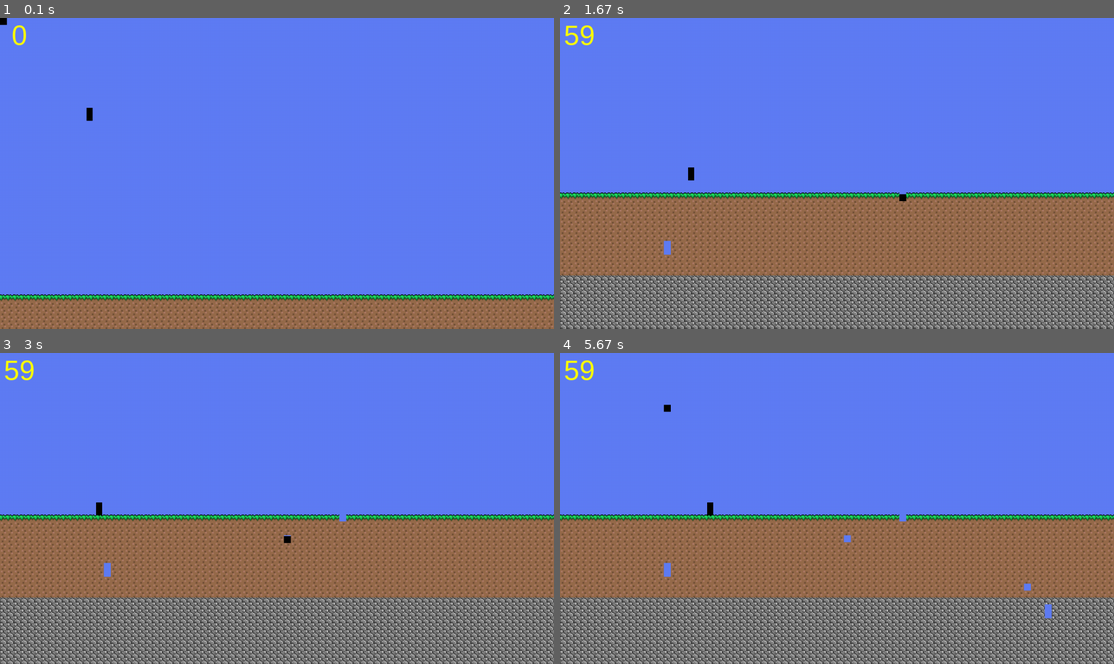
Above: before the commit, frames 1-4 (two rows, left to right).
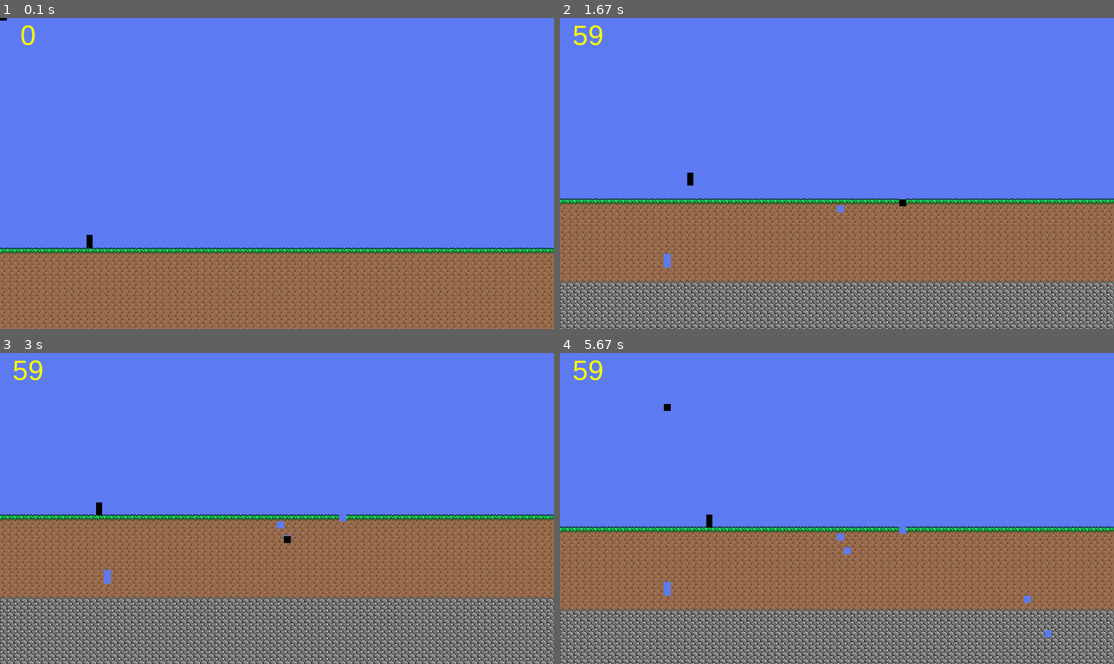
Above: after the commit, the same moments.

Repository: Nicholas-Merillat/tilemap-pygame
Game: pygame game, started from main.py
Same seed, same stepped clock (60 frames per second), same inputs: the game is played once before the commit and once after it.
Inputs (mouse positions are in pixels of both pictures, inside the frame that each line leads up to):
- Up to frame 1 (0.1 s): no input
- Up to frame 2 (1.67 s): press the mouse at (1014, 164) at 0.37 s; move the mouse to (925, 179) at 0.47 s; release the mouse at (837, 195) at 0.6 s; hold D 0.67-1.13 s; click (704, 176) at 0.75 s; hold W 1.17-1.47 s; click (665, 245) at 1.25 s; hold D from 1.5 s (still down); click (903, 201) at 1.58 s
- Up to frame 3 (3 s): release D at 1.97 s; hold A 2-2.53 s; click (144, 446) at 2.08 s; hold A 2.57-2.97 s; click (282, 539) at 2.65 s
- Up to frame 4 (5.67 s): hold W 3-3.37 s; click (1047, 626) at 3.08 s; hold D 3.4-4.03 s; click (748, 405) at 3.48 s; hold A 4.07-4.53 s; click (1030, 589) at 4.15 s; hold D 4.57-5.03 s; click (1036, 483) at 4.65 s; hold W 5.07-5.37 s; click (665, 468) at 5.15 s; hold D from 5.4 s (still down); click (670, 402) at 5.48 s

The runs differ from the first frame. In frame 1, 20% of the frame differs, in the area x 0-100%, y 0-100%; in frame 2, 17%; in frame 3, 0.3%; in frame 4, 28%, in the area x 0-100%, y 2-100%.

Commit message:
complete refactor of main.py, delta timed logic and uncapped fps, other various changes

Diff:
--- a/camera.py
+++ b/camera.py
@@ -1,4 +1,4 @@
-from pygame.math import lerp
+import pygame
 
 class Camera():
     def __init__(self, x, y, smooth_position, limit_left, limit_top, limit_right, limit_bottom, viewport):
@@ -14,10 +14,10 @@
         self.dx = x + self.viewport[0]
         self.dy = y + self.viewport[1]
 
-    def update(self, entity):
+    def update(self, delta, entity):
         if self.smooth_position:
-            self.x = lerp(self.x, (entity.x + entity.width / 2) - self.viewport[0] / 2, 0.1)
-            self.y = lerp(self.y, (entity.y + entity.height / 2) - self.viewport[1] / 2, 0.1)
+            self.x = pygame.math.lerp(self.x, (entity.x + entity.width / 2) - self.viewport[0] / 2, 0.1 * delta)
+            self.y = pygame.math.lerp(self.y, (entity.y + entity.height / 2) - self.viewport[1] / 2, 0.1 * delta)
         else:
             self.x = (entity.x + entity.width / 2) - self.viewport[0] / 2
             self.y = (entity.y + entity.height / 2) - self.viewport[1] / 2
--- a/main.py
+++ b/main.py
@@ -1,12 +1,11 @@
-import pygame
-import math
-from sys import exit
+import pygame, math, sys
 
 from tilemap import TileMap
 from player import Player
 from camera import Camera
 
-FPS_CAP = 60
+FPS_CAP = 0 # If 0, framerate is uncapped
+PHYSICS_FPS = 60
 VIEWPORT_RESOLUTION = (640, 360)
 SCREEN_RESOLUTION = (1280, 720)
 SCREEN_SCALE_FACTOR = (SCREEN_RESOLUTION[0] / VIEWPORT_RESOLUTION[0], SCREEN_RESOLUTION[1] / VIEWPORT_RESOLUTION[1])
@@ -14,70 +13,76 @@
 TILE_SIZE = 8
 TILEMAP_SIZE = (4200, 1200)
 
-pygame.init()
-pygame.display.set_caption(F'Tile Map {TILEMAP_SIZE[0]}x{TILEMAP_SIZE[1]}')
-pygame.display.set_icon(pygame.image.load('content/icon.png'))
+class Main():
+    def __init__(self):
+        pygame.init()
+        pygame.display.set_caption(F'Tile Map {TILEMAP_SIZE[0]}x{TILEMAP_SIZE[1]}')
+        pygame.display.set_icon(pygame.image.load('content/icon.png'))
 
-viewport = pygame.Surface(VIEWPORT_RESOLUTION)
-screen = pygame.display.set_mode(SCREEN_RESOLUTION)
-clock = pygame.time.Clock()
-font = pygame.font.SysFont('Arial', 64)
+        self.viewport = pygame.Surface(VIEWPORT_RESOLUTION)
+        self.screen = pygame.display.set_mode(SCREEN_RESOLUTION)
+        self.clock = pygame.time.Clock()
+        self.font = pygame.font.SysFont('Arial', 64)
 
-tilemap = TileMap(TILE_SIZE, TILEMAP_SIZE, VIEWPORT_RESOLUTION)
-camera = Camera(0, 0, False, 0, 0, TILEMAP_SIZE[0] * TILE_SIZE, TILEMAP_SIZE[1] * TILE_SIZE, VIEWPORT_RESOLUTION)
-player = Player(100, 100, 7, 15, tilemap)
+        self.camera = Camera(0, 0, True, 0, 0, TILEMAP_SIZE[0] * TILE_SIZE, TILEMAP_SIZE[1] * TILE_SIZE, VIEWPORT_RESOLUTION)
+        self.tilemap = TileMap(TILE_SIZE, TILEMAP_SIZE, VIEWPORT_RESOLUTION)
+        self.player = Player(100, 305, 7, 15, self.tilemap)
 
-def draw():
-    viewport.fill((95,125,245))
-    fps_text = font.render(f'{int(clock.get_fps())}', True, (255, 255, 0))
+    def render(self):
+        self.viewport.fill((95,125,245))
+        fps_text = self.font.render(f'{int(self.clock.get_fps())}', True, (255, 255, 0))
 
-    last_tile_id = 0
-    for x in tilemap.visible_x:
-        for y in tilemap.visible_y:
-            tile_id = tilemap.grid[x][y]
-            if tile_id >= 1:
-                if last_tile_id != tile_id:
-                    last_tile_id = tile_id
-                    block_image = tilemap.block_images[tile_id - 1]
-                    block_image = pygame.transform.scale(block_image, (TILE_SIZE, TILE_SIZE))
-                viewport.blit(block_image, pygame.Rect(x * TILE_SIZE - camera.x, y * TILE_SIZE - camera.y, TILE_SIZE, TILE_SIZE))
+        last_tile_id = 0
+        for x in self.tilemap.visible_x:
+            for y in self.tilemap.visible_y:
+                tile_id = self.tilemap.grid[x][y]
+                if tile_id >= 1:
+                    if last_tile_id != tile_id:
+                        last_tile_id = tile_id
+                        block_image = self.tilemap.block_images[tile_id - 1]
+                        block_image = pygame.transform.scale(block_image, (TILE_SIZE, TILE_SIZE))
+                    self.viewport.blit(block_image, pygame.Rect(x * TILE_SIZE - self.camera.x, y * TILE_SIZE - self.camera.y, TILE_SIZE, TILE_SIZE))
 
-    pygame.draw.rect(viewport, (0,0,0), tilemap.cursor)
-    pygame.draw.rect(viewport, (0,0,0), player.rect)
+        pygame.draw.rect(self.viewport, (0,0,0), self.tilemap.cursor)
+        pygame.draw.rect(self.viewport, (0,0,0), self.player.rect)
 
-    scaled_viewport = pygame.transform.scale(viewport, screen.get_size())
+        scaled_viewport = pygame.transform.scale(self.viewport, self.screen.get_size())
 
-    screen.blit(scaled_viewport, (0,0))
-    screen.blit(fps_text, fps_text.get_rect(center=(45,40)))
+        self.screen.blit(scaled_viewport, (0,0))
+        self.screen.blit(fps_text, fps_text.get_rect(center=(65,40)))
 
-def loop():
-    mouse_position = pygame.math.Vector2(pygame.mouse.get_pos()[0], pygame.mouse.get_pos()[1])
-    mouse_position_tile = pygame.math.Vector2(math.floor((mouse_position.x / SCREEN_SCALE_FACTOR[0] + camera.x) / TILE_SIZE), math.floor((mouse_position.y / SCREEN_SCALE_FACTOR[1] + camera.y) / TILE_SIZE))
-    mouse_pressed = pygame.mouse.get_pressed()
-    mouse_in_window = mouse_position.x > 0 and mouse_position.x < SCREEN_RESOLUTION[0] and mouse_position.y > 0 and mouse_position.y < SCREEN_RESOLUTION[1]
-    if mouse_in_window:
-        if mouse_pressed[0]:
-            tilemap.set_tile(int(mouse_position_tile.x), int(mouse_position_tile.y), 0)
-        elif mouse_pressed[2]:
-            tilemap.set_tile(int(mouse_position_tile.x), int(mouse_position_tile.y), 2)
+    def run(self):
+        while True:
+            if FPS_CAP > 0: self.delta = (self.clock.tick(FPS_CAP) / 1000) * PHYSICS_FPS
+            else: self.delta = (self.clock.tick() / 1000) * PHYSICS_FPS
+            if self.delta > 1: self.delta = 1
 
-    tilemap.cursor.x = (mouse_position_tile.x * TILE_SIZE - camera.x)
-    tilemap.cursor.y = (mouse_position_tile.y * TILE_SIZE - camera.y)
+            for event in pygame.event.get():
+                if event.type == pygame.QUIT:
+                    pygame.quit()
+                    sys.exit()
 
-    keys = pygame.key.get_pressed()
-    player.update(keys)
-    camera.update(player)
-    tilemap.update(camera)
+            self.mouse_position = pygame.math.Vector2(pygame.mouse.get_pos()[0], pygame.mouse.get_pos()[1])
+            self.mouse_position_tile = pygame.math.Vector2(math.floor((self.mouse_position.x / SCREEN_SCALE_FACTOR[0] + self.camera.x) / TILE_SIZE), math.floor((self.mouse_position.y / SCREEN_SCALE_FACTOR[1] + self.camera.y) / TILE_SIZE))
+            self.mouse_pressed = pygame.mouse.get_pressed()
+            self.mouse_in_window = self.mouse_position.x > 0 and self.mouse_position.x < SCREEN_RESOLUTION[0] and self.mouse_position.y > 0 and self.mouse_position.y < SCREEN_RESOLUTION[1]
+            if self.mouse_in_window:
+                if self.mouse_pressed[0]:
+                    self.tilemap.set_tile(int(self.mouse_position_tile.x), int(self.mouse_position_tile.y), 0)
+                elif self.mouse_pressed[2]:
+                    self.tilemap.set_tile(int(self.mouse_position_tile.x), int(self.mouse_position_tile.y), 2)
 
-    draw()
-    pygame.display.flip()
-    delta = clock.tick(FPS_CAP) / 1000
+            self.tilemap.cursor.x = (self.mouse_position_tile.x * TILE_SIZE - self.camera.x)
+            self.tilemap.cursor.y = (self.mouse_position_tile.y * TILE_SIZE - self.camera.y)
 
-running = True
-while running:
-    for event in pygame.event.get():
-        if event.type == pygame.QUIT:
-            running = False
-            pygame.quit()
-            exit()
-    loop()
+            self.keys = pygame.key.get_pressed()
+            self.player.update(self.delta, self.keys)
+            self.camera.update(self.delta, self.player)
+            self.tilemap.update(self.camera)
+
+            self.render()
+            pygame.display.flip()
+
+if __name__ == '__main__':
+    main = Main()
+    main.run()
--- a/player.py
+++ b/player.py
@@ -21,7 +21,7 @@
         self.limit_bottom = self.tilemap.tile_size * self.tilemap.tilemap_size[1]
         self.rect = pygame.Rect(self.x, self.y, self.width, self.height)
 
-    def update(self, keys):
+    def update(self, delta, keys):
         for event in pygame.event.get():
             if event.type == pygame.QUIT:
                 pygame.quit()
@@ -30,13 +30,13 @@
         self.direction = -int(keys[pygame.K_a]) + int(keys[pygame.K_d])
         self.want_to_jump = keys[pygame.K_w]
 
-        self.velocity.x = pygame.math.lerp(self.velocity.x, self.max_speed * self.direction, self.acceleration)
-        self.velocity.y += self.gravity
+        self.velocity.x = pygame.math.lerp(self.velocity.x, self.max_speed * self.direction, self.acceleration * delta)
+        self.velocity.y += self.gravity * delta
         if self.velocity.y > self.fall_speed_cap:
             self.velocity.y = self.fall_speed_cap
 
-        self.x += self.velocity.x
-        self.y += self.velocity.y
+        self.x += self.velocity.x * delta
+        self.y += self.velocity.y * delta
         self.dx = self.x + self.width
         self.dy = self.y + self.height
 
--- a/tilemap.py
+++ b/tilemap.py
@@ -1,6 +1,4 @@
-import pygame
-import math
-from numpy import full
+import pygame, math, numpy
 
 class TileMap():
     def __init__(self, tile_size, tilemap_size, viewport):
@@ -13,7 +11,7 @@
         self.cursor = pygame.Rect(0, 0, self.tile_size, self.tile_size)
         self.camera = pygame.math.Vector2(0, 0)
 
-        self.grid = full((self.tilemap_size[0], self.tilemap_size[1]), 0)
+        self.grid = numpy.full((self.tilemap_size[0], self.tilemap_size[1]), 0)
         for x in range(self.tilemap_size[0]):
             for y in range(self.tilemap_size[1]):
                 if y == 40:
